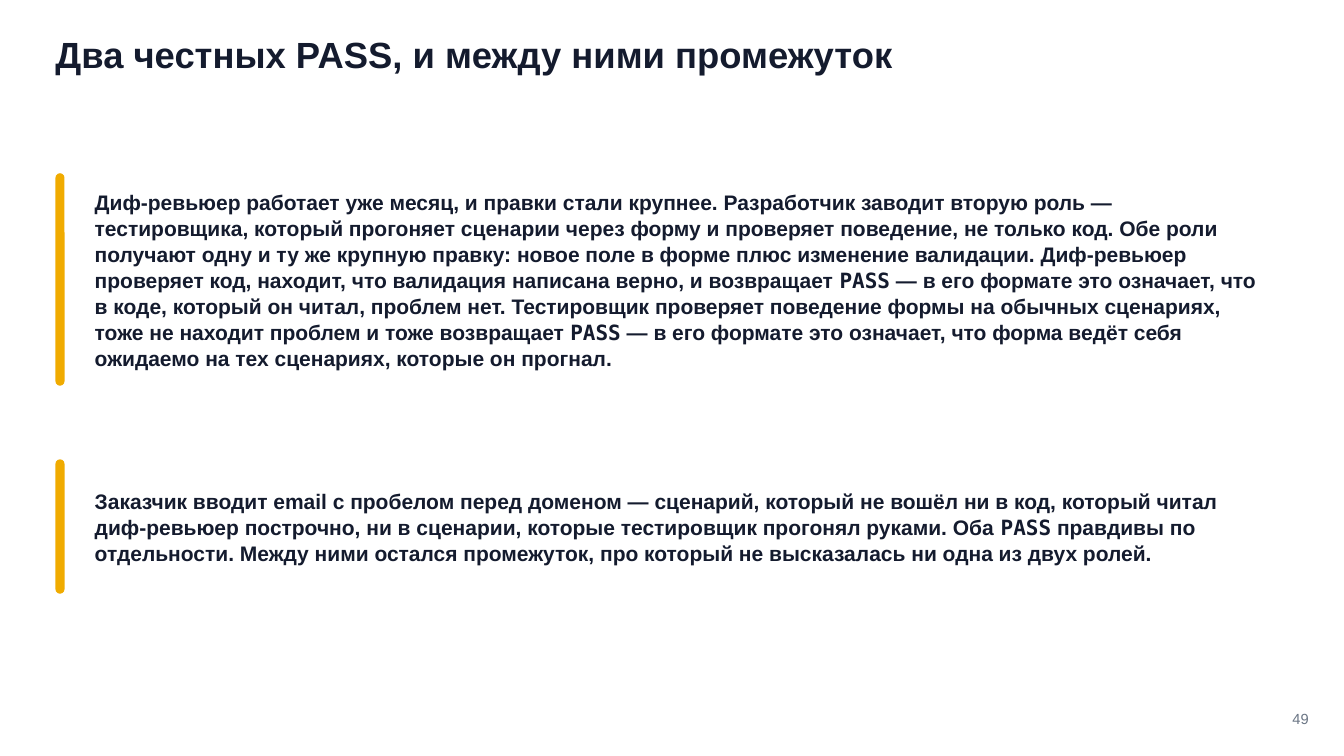
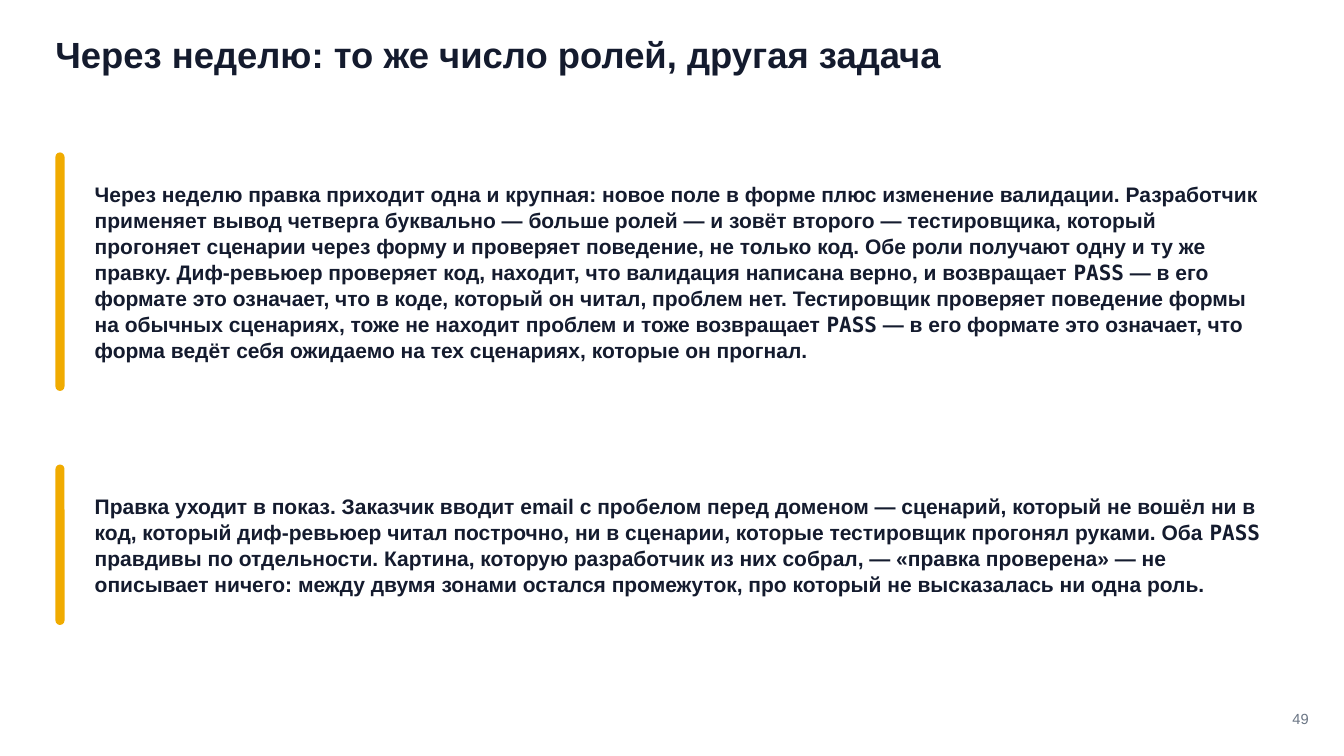
Before and after one commit to tellina-study/AI-usage-lessons, a slide deck: slide 49 of library/seminars/sem-06/rendered/sem-06.pptx. Drawn at 1344x756 pixels with LibreOffice and Linux fonts; fonts in the diff are those of the drawing. Boxes give left, top, right and bottom in pixels: in the first picture for what was removed or moved away, otherwise in the second. Text is boxed around its words. In the diff, an @@ line names an element or a change of style, - is before the commit and + after.

```diff
--- a/library/seminars/sem-06/rendered/sem-06.pptx
+++ b/library/seminars/sem-06/rendered/sem-06.pptx
@@ text at [55, 41, 941, 76]: text changed @@
-Два честных PASS, и между ними промежуток
+Через неделю: то же число ролей, другая задача
@@ rounded rectangle: place and size @@
-rounded rectangle at [55, 173, 65, 386]
+rounded rectangle at [55, 152, 65, 391]
@@ text at [95, 186, 1258, 363]: text changed @@
-Диф-ревьюер работает уже месяц, и правки стали крупнее. Разработчик заводит вторую роль — тестировщика, который прогоняет сценарии через форму и проверяет поведение, не только код. Обе роли получают одну и ту же крупную правку: новое поле в форме плюс изменение валидации. Диф-ревьюер проверяет код, находит, что валидация написана верно, и возвращает PASS — в его формате это означает, что в коде, который он читал, проблем нет. Тестировщик проверяет поведение формы на обычных сценариях, тоже не находит проблем и тоже возвращает PASS — в его формате это означает, что форма ведёт себя ожидаемо на тех сценариях, которые он прогнал.
+Через неделю правка приходит одна и крупная: новое поле в форме плюс изменение валидации. Разработчик применяет вывод четверга буквально — больше ролей — и зовёт второго — тестировщика, который прогоняет сценарии через форму и проверяет поведение, не только код. Обе роли получают одну и ту же правку. Диф-ревьюер проверяет код, находит, что валидация написана верно, и возвращает PASS — в его формате это означает, что в коде, который он читал, проблем нет. Тестировщик проверяет поведение формы на обычных сценариях, тоже не находит проблем и тоже возвращает PASS — в его формате это означает, что форма ведёт себя ожидаемо на тех сценариях, которые он прогнал.
@@ rounded rectangle: place and size @@
-rounded rectangle at [55, 460, 65, 594]
+rounded rectangle at [55, 465, 65, 625]
@@ text at [95, 498, 1261, 597]: text changed @@
-Заказчик вводит email с пробелом перед доменом — сценарий, который не вошёл ни в код, который читал диф-ревьюер построчно, ни в сценарии, которые тестировщик прогонял руками. Оба PASS правдивы по отдельности. Между ними остался промежуток, про который не высказалась ни одна из двух ролей.
+Правка уходит в показ. Заказчик вводит email с пробелом перед доменом — сценарий, который не вошёл ни в код, который диф-ревьюер читал построчно, ни в сценарии, которые тестировщик прогонял руками. Оба PASS правдивы по отдельности. Картина, которую разработчик из них собрал, — «правка проверена» — не описывает ничего: между двумя зонами остался промежуток, про который не высказалась ни одна роль.
```
Also in this commit, not shown: 33 other slides changed, 8 slides added, 8 slides removed, 59 other files.
